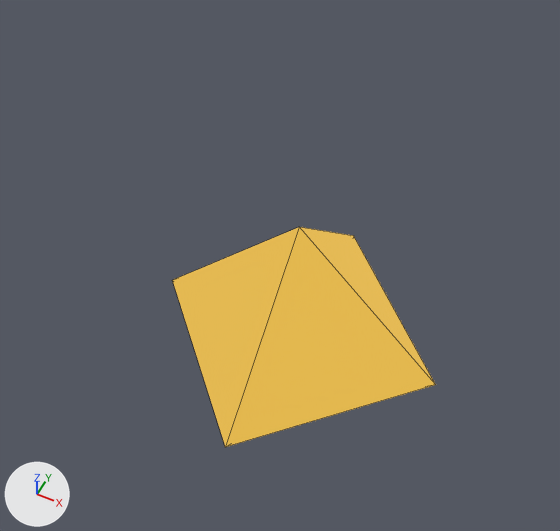
One commit to the glTF model assets/build/fx_hit_single.glb: the scene before it, then after it.
One viewpoint serves both versions: a camera (50 mm lens) standing at (0.161, -0.352, 0.632) and looking at (-0.012, -0.007, 0.2). Every picture has the same lights, and +X, +Y and +Z are marked at lower left. The first picture is the older version. Mesh edges are drawn as thin lines. Vertices at exactly the same position are counted once.

Before the edit, the objects in view are built like this:
```python
mat_glow = principled_material('glow')
mat_glow.base_color = (0.0, 0.0, 0.0)  # black #000000
mat_glow.roughness = 1.0
mat_glow.emission_color = (0.761, 0.468, 0.0685)  # yellow #e2b64a
mat_glow.emission_strength = 1.0
me_fx_hit_single = bpy.data.meshes.new('fx_hit_single')
me_fx_hit_single.from_pydata([(1.0, 0.0, 0.0), (0.0, 0.0, 1.0), (0.0, -1.0, 0.0), (0.0, 1.0, 0.0), (0.0, 0.0, -1.0), (-1.0, 0.0, 0.0)], [], [(0, 1, 2), (0, 3, 1), (0, 2, 4), (0, 4, 3), (5, 2, 1), (5, 1, 3), (5, 4, 2), (5, 3, 4)])
me_fx_hit_single.materials.append(mat_glow)  # black #000000, glowing yellow #e2b64a
ob_fx_hit_single = bpy.data.objects.new('fx_hit_single', me_fx_hit_single)
ob_fx_hit_single.location = (0.0, 0.0, 0.12)
ob_fx_hit_single.scale = (0.12, 0.12, 0.12)
```
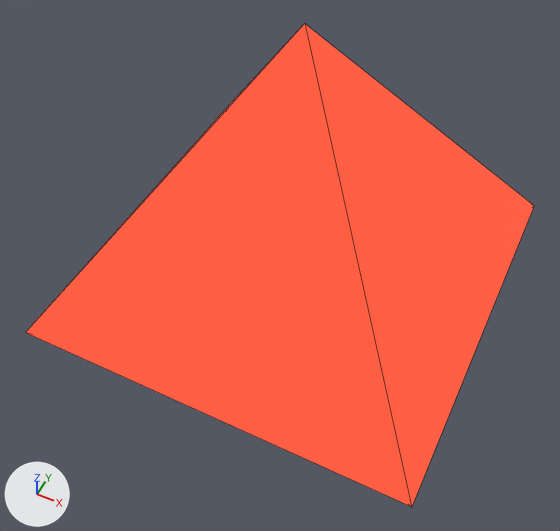
Boxes (x1, y1, x2, y2) around the edits, measured in the pictures (560 x 531 px):
'fx_hit_single', recoloured, reshaped, moved, rescaled (92% wider, 119% taller): before (172, 227, 436, 447); after (26, 24, 534, 507)

Edits to the bpy script that builds the scene:
```text
Change mat_glow:
    mat_glow.emission_color: (0.761, 0.468, 0.0685) -> (1.0, 0.102, 0.0452)  # yellow #e2b64a -> red #ff5a3c
Change me_fx_hit_single:
    used by ob_fx_hit_single; location = (0.0, 0.0, 0.12); scale = (0.12, 0.12, 0.12)
    remove me_fx_hit_single.from_pydata(...)  # 6 vertices, 8 faces; spans x -1.0..1.0, y -1.0..1.0, z -1.0..1.0
    add me_fx_hit_single.from_pydata(...)  # 12 vertices, 16 faces; spans x -0.71..0.71, y -0.71..0.71, z -1.0..1.0
    me_fx_hit_single part 1
    4 vertices are removed from x -1.0..1.0, y -1.0..1.0, z 0.0
    8 faces are deleted
    4 vertices are added at (0.71, 0.71, 0.0), (-0.71, 0.71, 0.0), (0.71, -0.71, 0.0), (-0.71, -0.71, 0.0)
    8 new faces join them
    other edits to the shape of me_fx_hit_single do not show in these pictures
Change ob_fx_hit_single:
    ob_fx_hit_single.location: (0.0, 0.0, 0.12) -> (0.0, 0.0, 0.2)
    ob_fx_hit_single.scale: (0.12, 0.12, 0.12) -> (0.2, 0.2, 0.2)
```
